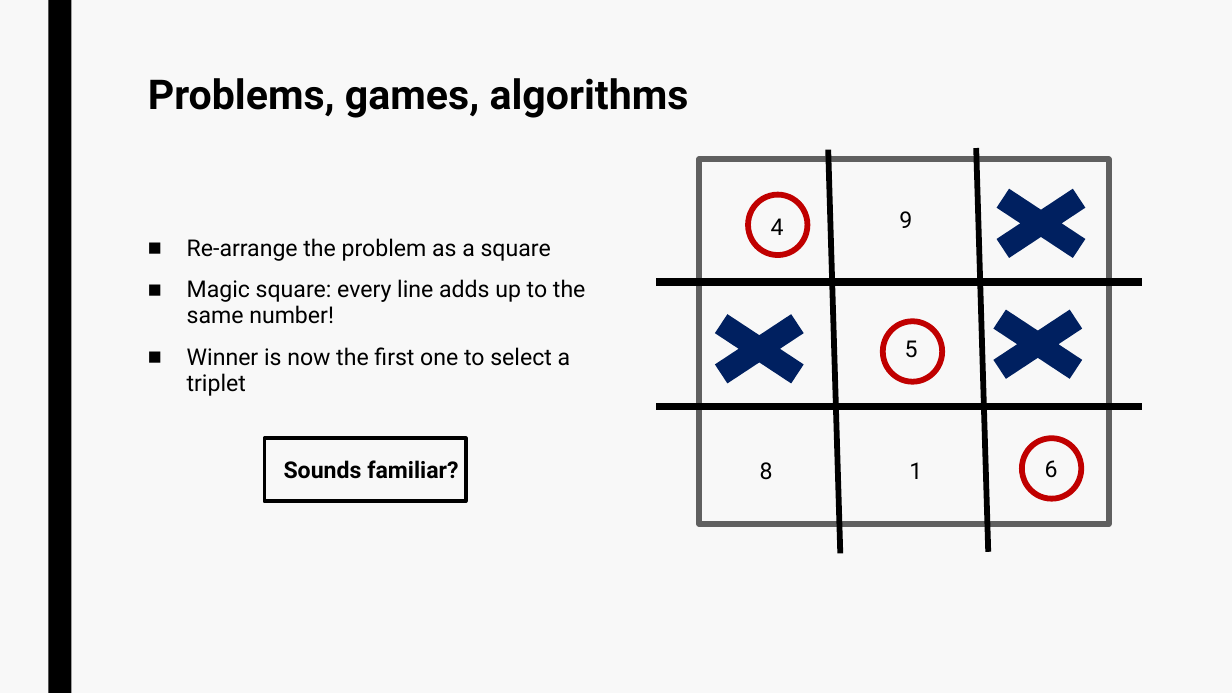
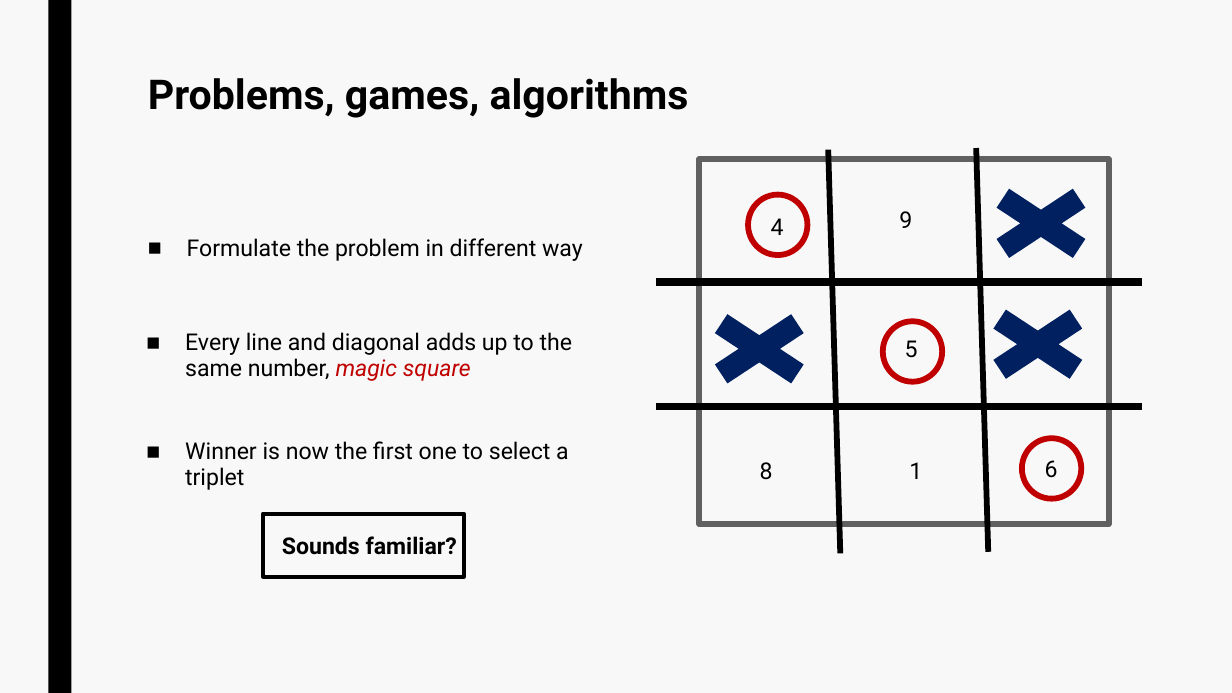
Before and after one commit to jurtasun/presentations, a slide deck: slide 5 of 202306_LMS_Complexity/230619_LMS_Complexity.ppt. Drawn at 1232x693 pixels with LibreOffice and Linux fonts; fonts in the diff are those of the drawing. Boxes give left, top, right and bottom in pixels: in the first picture for what was removed or moved away, otherwise in the second. Text is boxed around its words. In the diff, an @@ line names an element or a change of style, - is before the commit and + after.

```diff
--- a/202306_LMS_Complexity/230619_LMS_Complexity.ppt
+++ b/202306_LMS_Complexity/230619_LMS_Complexity.ppt
@@ text at [187, 238, 583, 261]: text changed @@
-■ Re-arrange the problem as a square
-■ Magic square: every line adds up to the same number!
-■ Winner is now the first one to select a triplet
+■ Formulate the problem in different way
@@ text added at [185, 332, 572, 490], 18 pt, text #000000 @@
+■ Every line and diagonal adds up to the same number, magic square
+■ Winner is now the first one to select a triplet
@@ rectangle: place and size @@
-rectangle at [264, 438, 466, 501]
+rectangle at [262, 514, 464, 577]
@@ text "Sounds familiar?": place and size @@
-text "Sounds familiar?" at [284, 460, 458, 479]
+text "Sounds familiar?" at [282, 536, 457, 555]
```
Also in this commit, not shown: 3 other slides changed.
